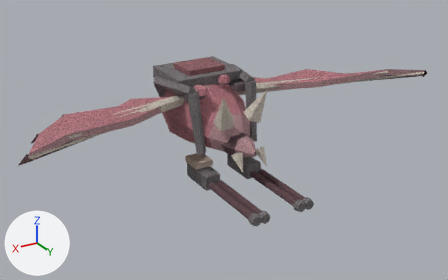
Before and after pictures for a commit that changed the glTF model assets/game/aircraft/begotten_gnat.glb.
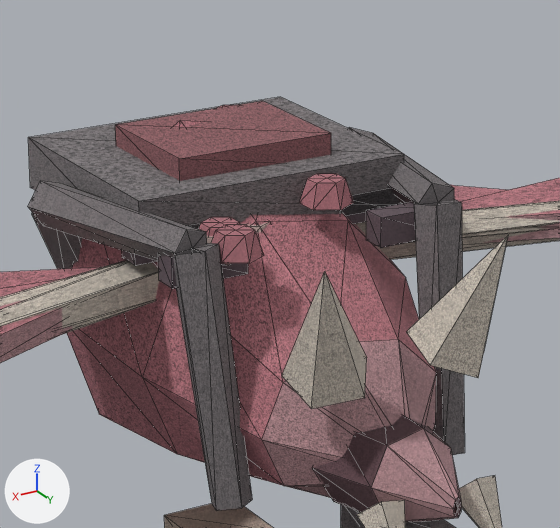
There are two pictures of each version: one whole from a camera (50 mm lens) standing at (7.94, 14.05, 6.61) and looking at (0.1, 0.99, 0.08), one close up on the part from 33% to 62% of the width and 12% to 57% of the height. The lights are fixed; the arrows at lower left show +X, +Y and +Z. The older version's two pictures come first. The close-ups show mesh edges as thin lines. Vertices at exactly the same position are counted once.

Names of what the first close-up shows: 'begotten_gnat'.
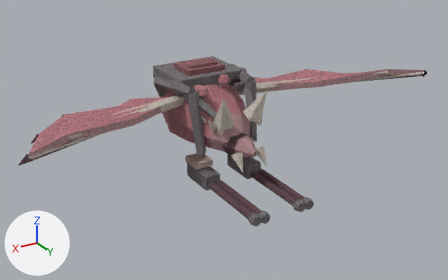
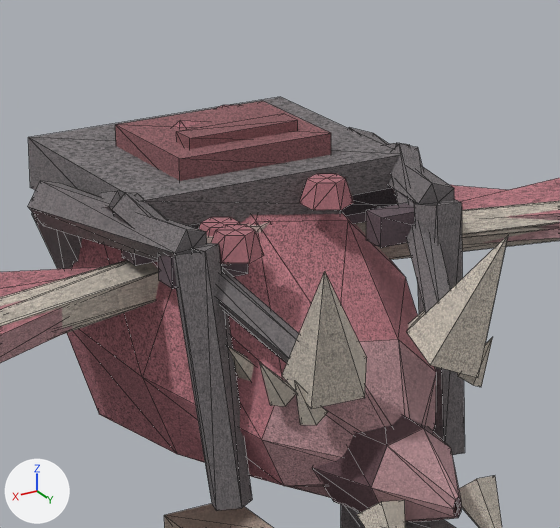
Scene script edits in JSON lines:
```json
{"block": "me_begotten_gnat", "where": "# used by ob_begotten_gnat; location = (0.0, 0.0, 0.0)"}
{"op": "remove", "block": "me_begotten_gnat", "code": "me_begotten_gnat.from_pydata(...)  # 1106 vertices, 1626 faces; spans x -5.71..5.71, y -1.85..3.63, z -1.08..1.82"}
{"op": "add", "block": "me_begotten_gnat", "code": "me_begotten_gnat.from_pydata(...)  # 1202 vertices, 1758 faces; spans x -5.71..5.71, y -1.85..3.63, z -1.08..1.86"}
{"block": "me_begotten_gnat", "change": "me_begotten_gnat part 1: a new loose piece, a box spanning x -0.4..0.4, y -0.39..-0.21, z 1.72..1.86, in mat_rust"}
{"block": "me_begotten_gnat", "change": "me_begotten_gnat part 2: the loose piece of 7 vertices spanning x -0.7..-0.2, y 1.31..1.87, z 0.72..1.63 is copied, and the copy is multiplied about its middle by the matrix ((0.262, -0.227, -0.028), (0.228, 0.263, 0.008), (0.016, -0.024, 0.347)), then moved by (-0.13, 0.02, -0.43); it spans x -0.71..-0.48, y 1.51..1.69, z 0.57..0.89"}
{"block": "me_begotten_gnat", "change": "me_begotten_gnat part 3: the loose piece of 7 vertices spanning x -0.79..-0.62, y -0.42..-0.06, z 0.52..0.74 is copied, and the copy is multiplied about its middle by the matrix ((-0.065, 0.232, 0.958), (-0.978, 0.102, -0.091), (-0.12, -0.955, 0.224)), then moved by (0.08, 1.12, 0.12), in mat_bone; it spans x -0.77..-0.49, y 0.8..0.97, z 0.56..0.89"}
{"block": "me_begotten_gnat", "change": "me_begotten_gnat part 4: the loose piece of 7 vertices spanning x 0.16..0.66, y 1.31..1.87, z 0.72..1.63 is copied, and the copy is multiplied about its middle by the matrix ((0.262, 0.227, 0.028), (-0.228, 0.263, 0.008), (-0.016, -0.024, 0.347)), then moved by (0.16, 0.02, -0.43); it spans x 0.49..0.71, y 1.51..1.69, z 0.57..0.89"}
{"block": "me_begotten_gnat", "change": "me_begotten_gnat part 5: the loose piece of 7 vertices spanning x 0.16..0.66, y 1.31..1.87, z 0.72..1.63 is copied, and the copy is multiplied about its middle by the matrix ((0.244, 0.256, 0.055), (-0.26, 0.246, 0.009), (-0.031, -0.046, 0.354)), then moved by (0.17, -0.33, -0.43); it spans x 0.49..0.74, y 1.15..1.32, z 0.57..0.89"}
{"block": "me_begotten_gnat", "change": "me_begotten_gnat part 6: the loose piece of 7 vertices spanning x 0.25..0.53, y -0.2..0.09, z 0.88..1.1 is copied, and the copy is multiplied about its middle by the matrix ((-0.214, -0.099, -0.982), (0.742, -0.678, -0.094), (-0.65, -0.742, 0.216)), then moved by (0.23, 0.94, -0.27), in mat_bone; it spans x 0.49..0.77, y 0.79..0.96, z 0.56..0.89"}
{"block": "me_begotten_gnat", "change": "me_begotten_gnat part 7: a new loose piece of 23 vertices spanning x -1.13..-0.43, y -1.1..1.42, z 0.85..1.7, in mat_steel"}
{"block": "me_begotten_gnat", "change": "me_begotten_gnat part 8: a new loose piece of 23 vertices spanning x 0.44..1.14, y -1.1..1.42, z 0.85..1.7, in mat_steel"}
{"block": "me_begotten_gnat", "change": "other edits to the shape of me_begotten_gnat do not show in these pictures"}
```

Changed parts and their boxes [x1, y1, x2, y2] in the close-ups (560 x 528 px):
```json
{"part": 1, "of": "me_begotten_gnat", "change": "added", "after": [176, 114, 298, 149], "on screen": "brown"}
{"part": 2, "of": "me_begotten_gnat", "change": "added", "after": [457, 337, 493, 387]}
{"part": 3, "of": "me_begotten_gnat", "change": "added", "after": [408, 311, 425, 329], "on screen": "mostly hidden"}
{"part": 4, "of": "me_begotten_gnat", "change": "added", "after": [295, 381, 328, 425]}
{"part": 5, "of": "me_begotten_gnat", "change": "added", "after": [259, 362, 296, 406]}
{"part": 6, "of": "me_begotten_gnat", "change": "added", "after": [229, 347, 254, 381]}
{"part": 7, "of": "me_begotten_gnat", "change": "added", "after": [384, 143, 451, 314]}
{"part": 8, "of": "me_begotten_gnat", "change": "added", "after": [99, 191, 299, 363]}
```
